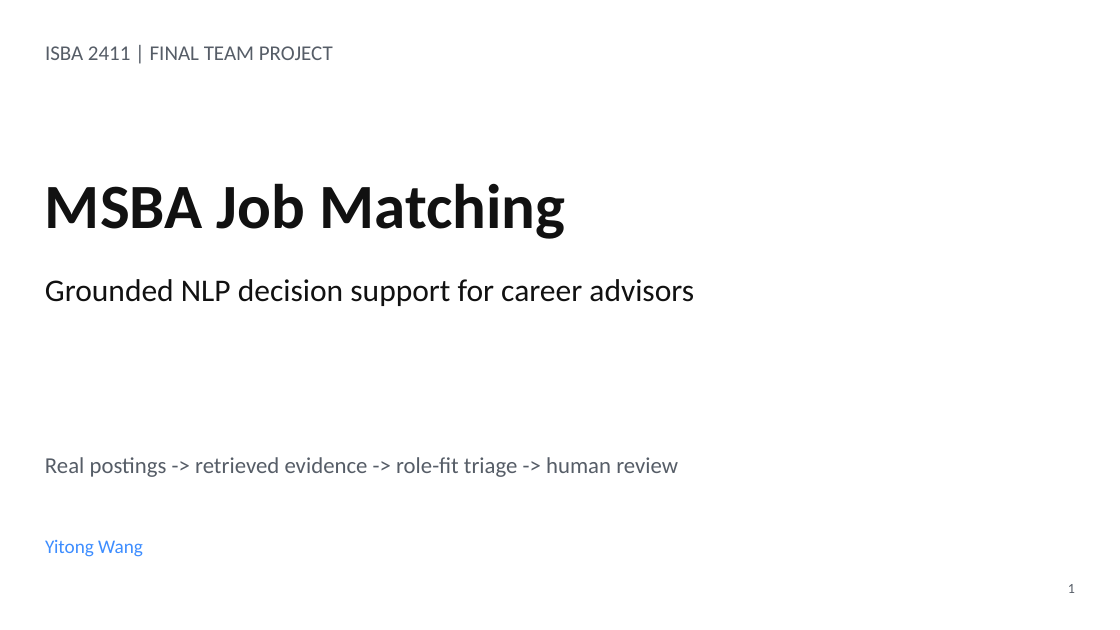
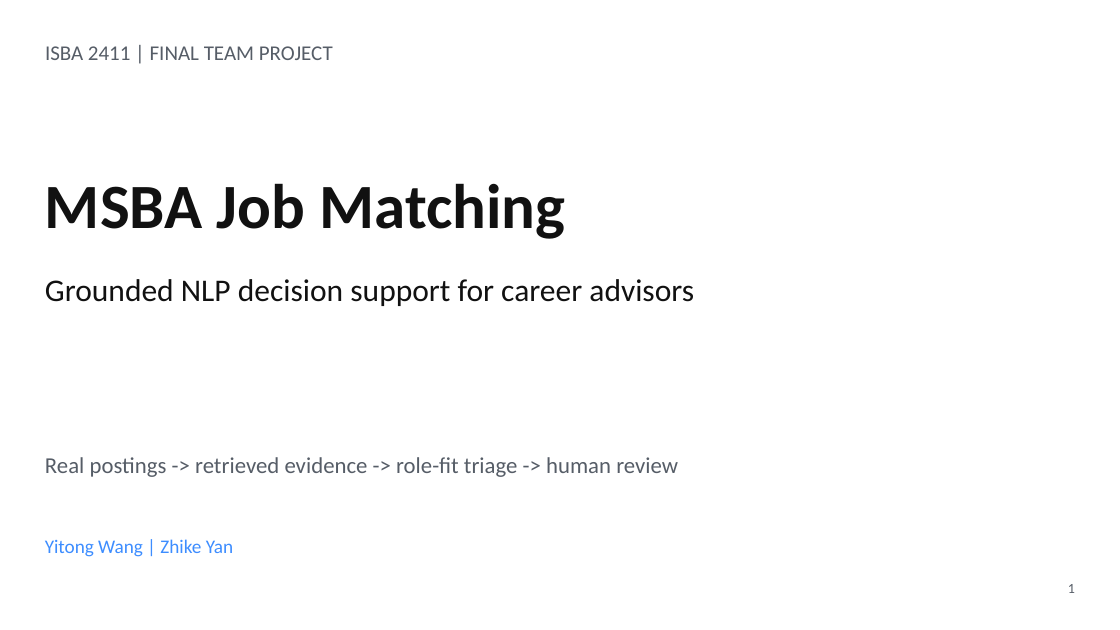
Before and after one commit to Kongbai815/job-matching-nlp, a slide deck: slide 1 of slides/MSBA_Job_Matching_Final_Deck.pptx. Drawn at 1120x630 pixels with LibreOffice and Linux fonts; fonts in the diff are those of the drawing. Boxes give left, top, right and bottom in pixels: in the first picture for what was removed or moved away, otherwise in the second. Text is boxed around its words. In the diff, an @@ line names an element or a change of style, - is before the commit and + after.

```diff
--- a/slides/MSBA_Job_Matching_Final_Deck.pptx
+++ b/slides/MSBA_Job_Matching_Final_Deck.pptx
@@ text at (45,539,233,557): text changed @@
-Yitong Wang
+Yitong Wang | Zhike Yan
```
Also in this commit, not shown: 1 other slide changed, 2 other files.
